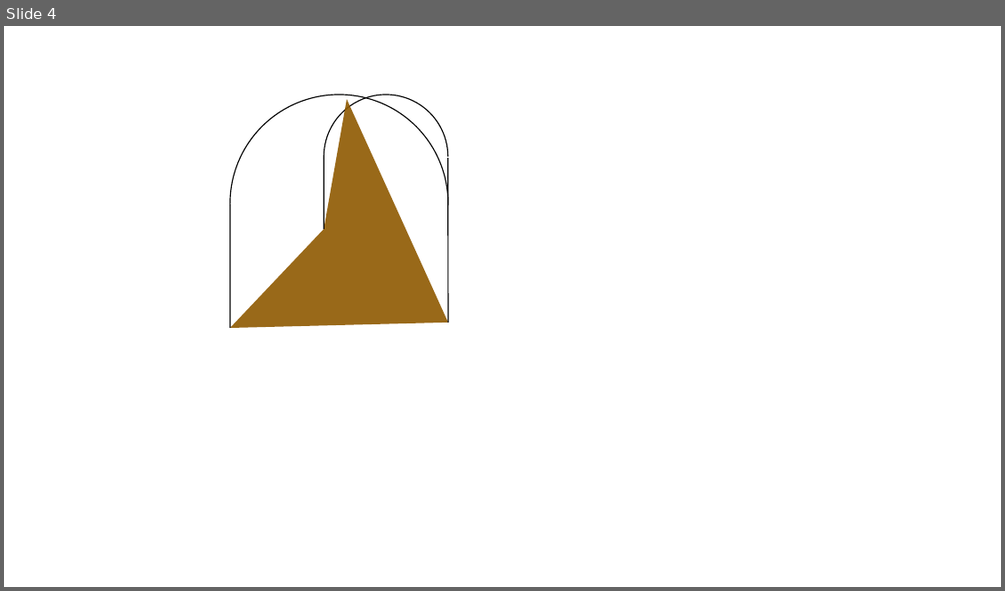
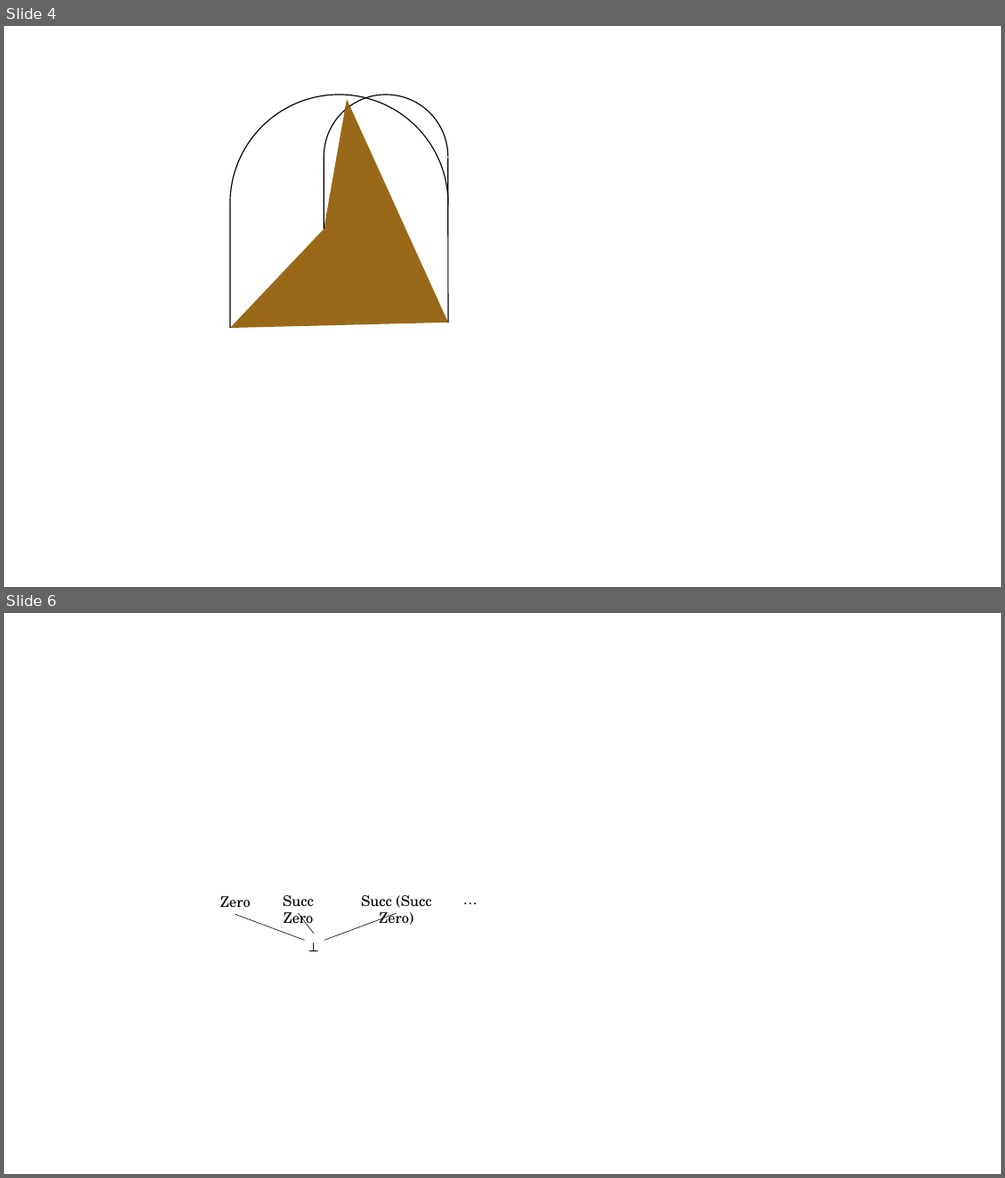
Before and after one commit to zliu41/zliu41.github.io, a slide deck: assets/images/algebra.pptx. Shown one above the other, each under a label of ours: slide 4 before the commit, slides 4 and 6 after it; the slides between them are not shown. The pictures are 1005x591 and 1005x1178 pixels, drawn with LibreOffice and Linux fonts; fonts in the diff are those of the drawing. Boxes give left, top, right and bottom in pixels: in the first picture for what was removed or moved away, otherwise in the second. Text is boxed around its words. In the diff, an @@ line names an element or a change of style, - is before the commit and + after.

```diff
--- a/assets/images/algebra.pptx
+++ b/assets/images/algebra.pptx
@@ slide 6 added at <box>4,613,1001,1174</box>, background #FFFFFF @@
@@ text added at <box>220,896,251,908</box>, 14 pt, text #000000 @@
+Zero
@@ text added at <box>283,895,314,928</box>, 14 pt, text #000000 @@
+Succ Zero
@@ text added at <box>361,895,431,925</box>, 14 pt, text #000000 @@
+Succ (Succ Zero)
@@ text added at <box>451,887,491,912</box>, 14 pt, text #000000 @@
+…
@@ line added from (305, 940) to (235, 915), #000000 0.5 pt @@
@@ line added from (314, 933) to (299, 913), #000000 0.5 pt @@
@@ line added from (324, 940) to (396, 913), #000000 0.5 pt @@
@@ text added at <box>293,933,334,958</box>, 14 pt, text #000000 @@
+⊥
```
Also in this commit, not shown: 1 other slide added, 4 other files.
